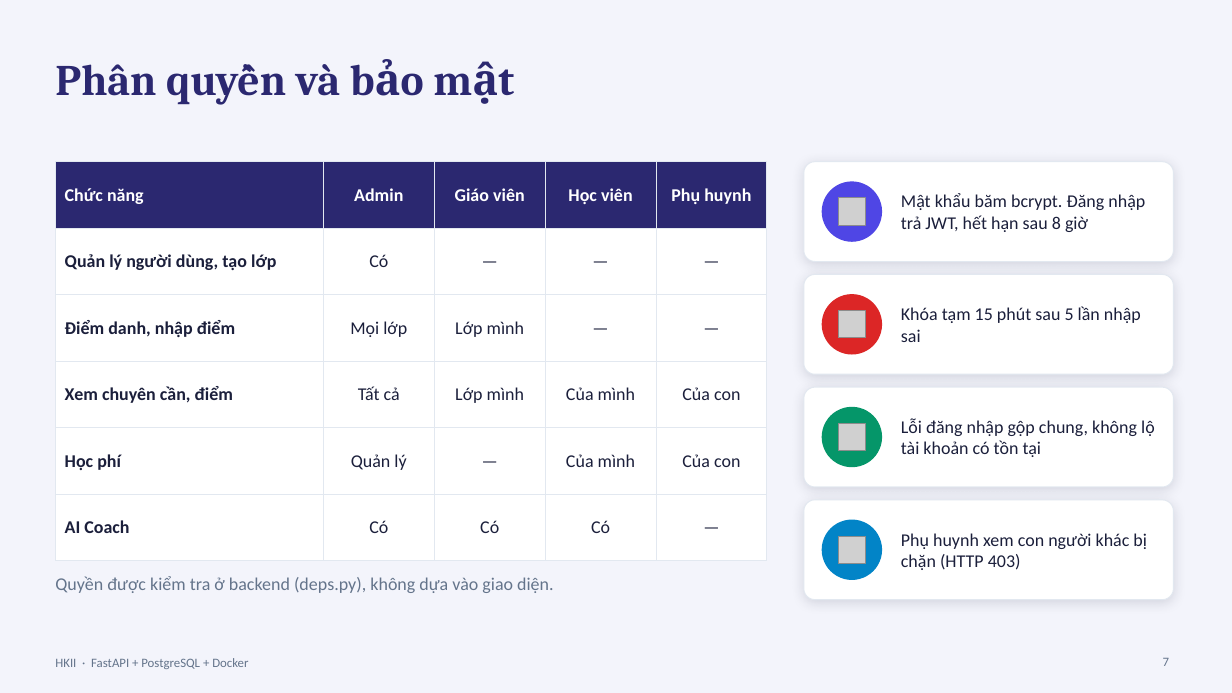
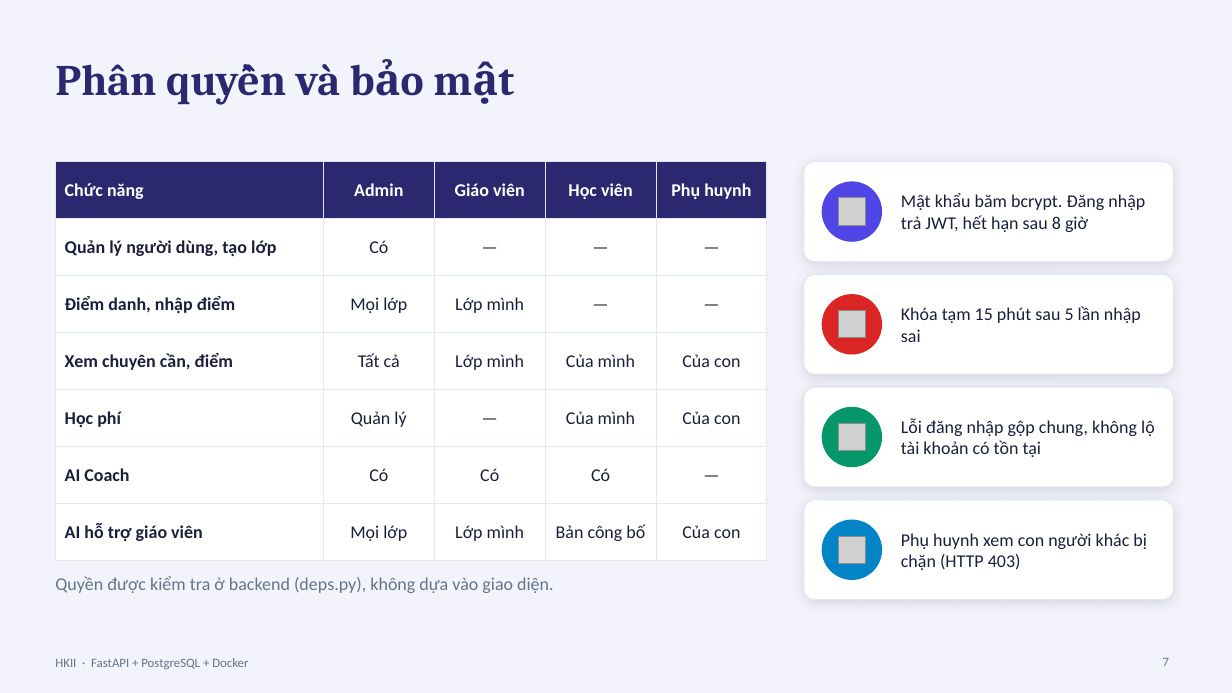
Before and after one commit to thaiphatcaifa/HKII-FastAPI, a slide deck: slide 7 of docs/HKII-ThuyetTrinh.pptx. Drawn at 1232x693 pixels with LibreOffice and Linux fonts; fonts in the diff are those of the drawing; grey boxes stand for pictures. Boxes give left, top, right and bottom in pixels: in the first picture for what was removed or moved away, otherwise in the second. Text is boxed around its words. In the diff, an @@ line names an element or a change of style, - is before the commit and + after.

```diff
--- a/docs/HKII-ThuyetTrinh.pptx
+++ b/docs/HKII-ThuyetTrinh.pptx
@@ table at bbox=[55, 162, 767, 561] @@
+row 7: AI hỗ trợ giáo viên | Mọi lớp | Lớp mình | Bản công bố | Của con
```
Also in this commit, not shown: 11 other slides changed, 1 slide added, 52 other files.
